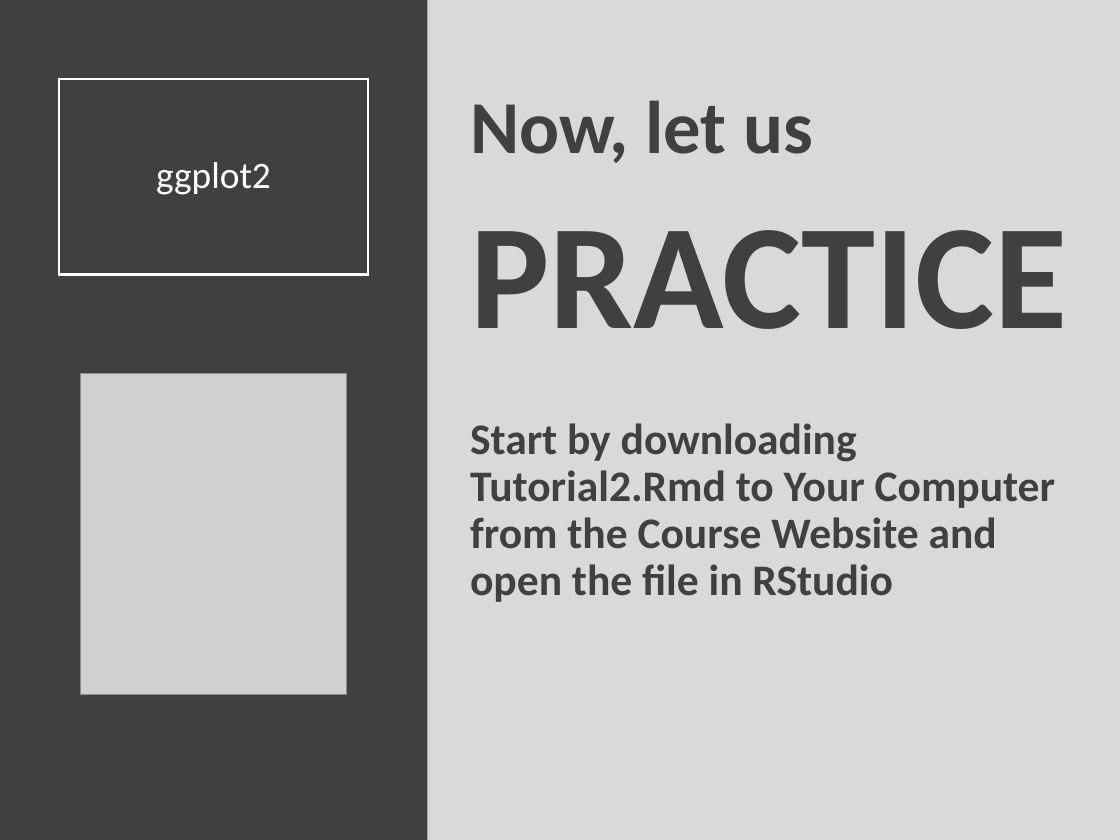
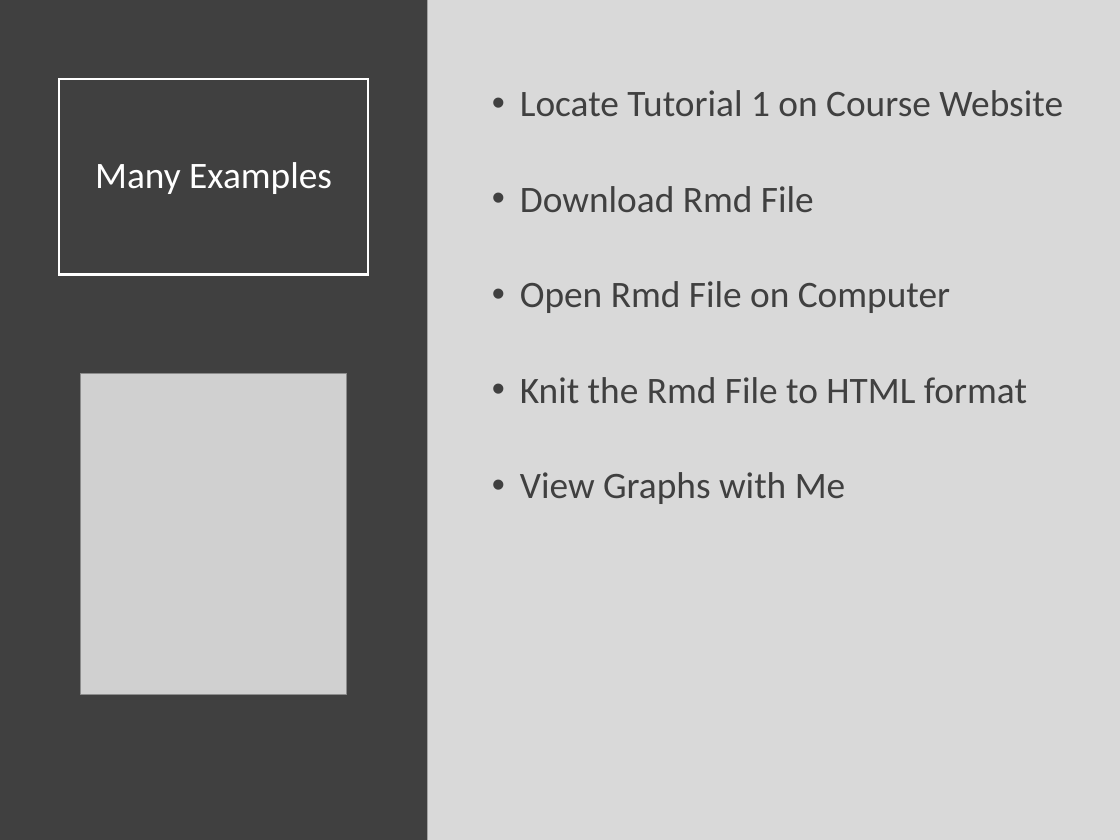
Before and after one commit to Yixf-Self/STOR320_WEBSITE, a slide deck: slide 8 of Lecture/Data Visualization/Data_Visualization_Lecture.pptx. Drawn at 1120x840 pixels with LibreOffice and Linux fonts; fonts in the diff are those of the drawing; grey boxes stand for pictures. Boxes give left, top, right and bottom in pixels: in the first picture for what was removed or moved away, otherwise in the second. Text is boxed around its words. In the diff, an @@ line names an element or a change of style, - is before the commit and + after.

```diff
--- a/Lecture/Data Visualization/Data_Visualization_Lecture.pptx
+++ b/Lecture/Data Visualization/Data_Visualization_Lecture.pptx
@@ text at (x1=520, y1=90, x2=1063, y2=504): text changed; size 28 to 24 pt; bold off @@
-Now, let us
-PRACTICE
-Start by downloading Tutorial2.Rmd to Your Computer from the Course Website and open the file in RStudio
+• Locate Tutorial 1 on Course Website
+• Download Rmd File
+• Open Rmd File on Computer
+• Knit the Rmd File to HTML format
+• View Graphs with Me
@@ title at (x1=95, y1=162, x2=332, y2=194): text changed @@
-ggplot2
+Many Examples
```
Also in this commit, not shown: 10 other files.
